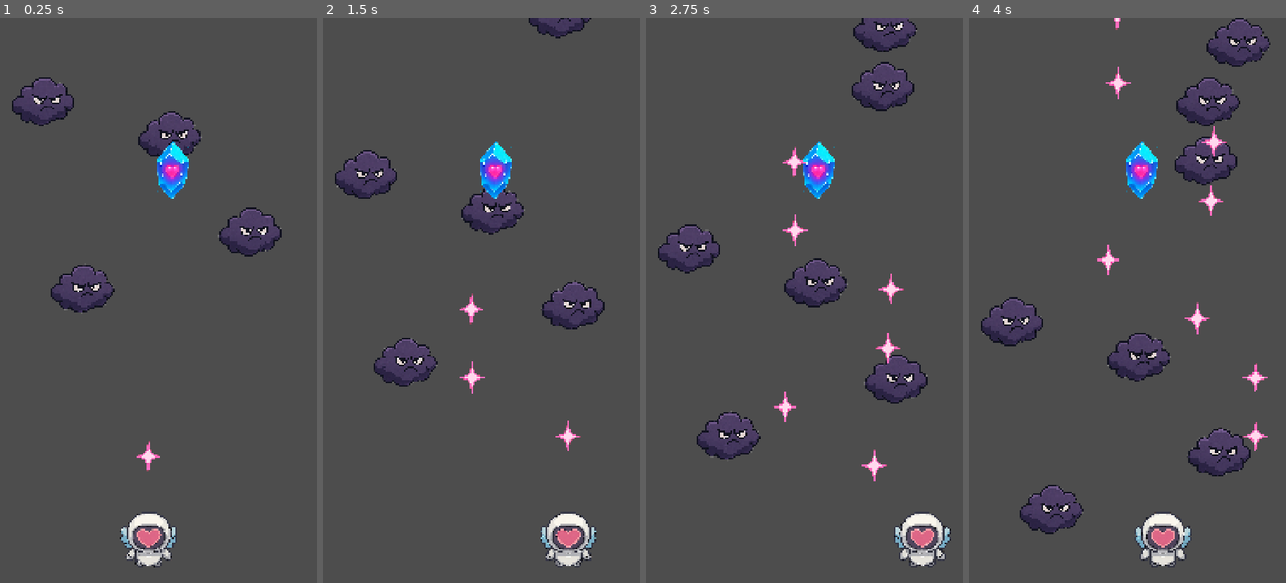
Above: before the commit, frames 1-4 (left to right).
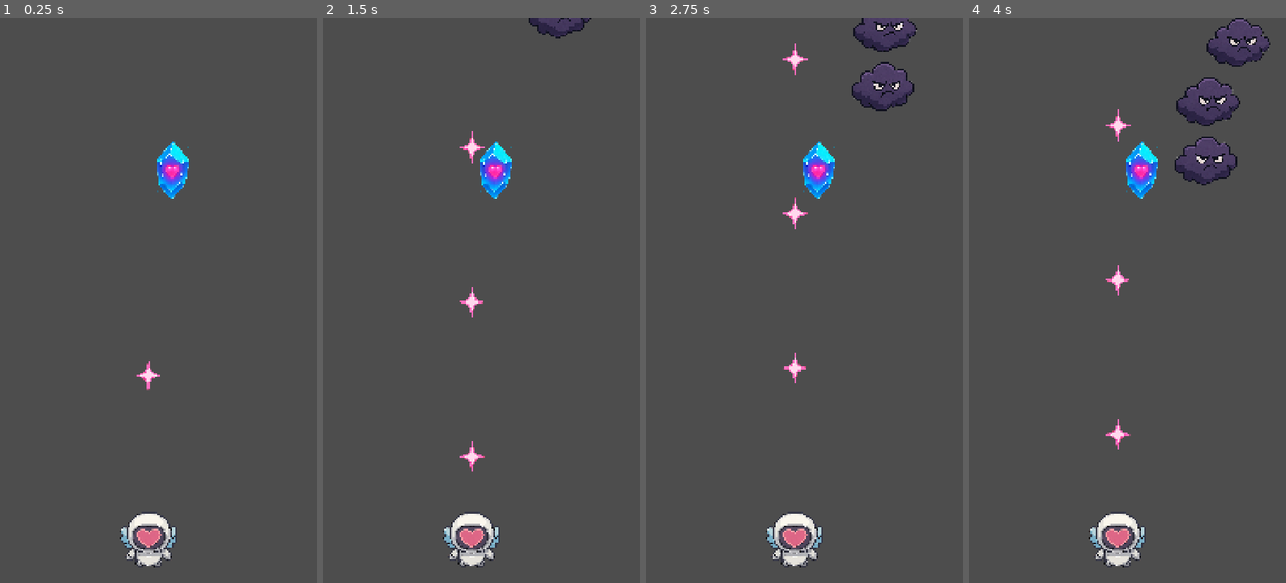
Above: after the commit, the same moments.

Repository: Ricky06202/cosmic-heart
Game: Godot game, scene res://Escenas/Nivel.tscn
The game is run twice, just before and just after one commit, with the same random seed, the same clock (stepped at 60 frames per second) and the same inputs.
Inputs (mouse positions are in pixels of both pictures, inside the frame that each line leads up to):
- Up to frame 1 (0.25 s): no input
- Up to frame 2 (1.5 s): move the mouse to (551, 272) at 0.52 s; hold Right (ui_right) 0.53-1.28 s; click (551, 272) at 0.67 s; move the mouse to (418, 328) at 1.27 s; hold Left (ui_left) from 1.28 s (still down); click (418, 328) at 1.42 s
- Up to frame 3 (2.75 s): move the mouse to (836, 176) at 2.02 s; release Left (ui_left) at 2.03 s; hold Right (ui_right) from 2.03 s (still down); click (836, 176) at 2.17 s
- Up to frame 4 (4 s): move the mouse to (1111, 413) at 2.77 s; click (1111, 413) at 2.92 s; move the mouse to (1222, 385) at 3.52 s; release Right (ui_right) at 3.53 s; hold Left (ui_left) from 3.53 s (still down); click (1222, 385) at 3.67 s

The runs differ from the first frame. In frame 1, 2.8% of the frame differs, in the area x 3-89%, y 10-81%; in frame 2, 5.4%; in frame 3, 5.9%; in frame 4, 5.9%, in the area x 3-95%, y 0-98%.

Commit message:
agregamos la vida y la barra de vida a enemigos y jugador

Diff:
--- /dev/null
+++ b/Componentes/BarraVida.gd
@@ -0,0 +1,17 @@
+extends ProgressBar
+class_name BarraVida
+
+@onready var vida : Vida = get_parent().get_node("Vida")
+
+# Called when the node enters the scene tree for the first time.
+func _ready() -> void:
+	max_value = vida.vidaMax
+	value = vida.vida
+	vida.vida_cambiada.connect(cambiarVida)
+	show_percentage = false
+	modulate = Color.GREEN
+	visible = false
+
+func cambiarVida(nuevaVida):
+	value = nuevaVida
+	visible = true
--- /dev/null
+++ b/Componentes/Vida.gd
@@ -0,0 +1,28 @@
+extends Node
+class_name Vida
+
+signal vida_cambiada(nuevaVida)
+signal morir
+signal daño_recibido(cantidad)
+
+@export var vidaMax : int
+var vida : int:
+	set(valor):
+		vida = clamp(valor, 0, vidaMax)
+		vida_cambiada.emit(vida)
+		if vida <= 0:
+			morir.emit()
+
+func _ready() -> void:
+	if not vidaMax:
+		vidaMax = randi_range(1,5)
+	vida = vidaMax
+
+func recibir_daño(cantidad: float):
+	if cantidad <= 0: return
+	vida -= cantidad
+	daño_recibido.emit(cantidad)
+
+func curar(cantidad: float):
+	if cantidad <= 0: return
+	vida += cantidad
--- a/Escenas/Cristal.tscn
+++ b/Escenas/Cristal.tscn
@@ -6,6 +6,7 @@
 radius = 74.64138
 
 [node name="Cristal" type="Area2D" unique_id=1778926079]
+collision_layer = 8
 
 [node name="CollisionShape2D" type="CollisionShape2D" parent="." unique_id=2501232]
 scale = Vector2(1.0080668, 1)
--- a/Escenas/Destello.tscn
+++ b/Escenas/Destello.tscn
@@ -7,6 +7,8 @@
 radius = 42.0119
 
 [node name="Destello" type="Area2D" unique_id=813177492]
+collision_layer = 2
+collision_mask = 4
 script = ExtResource("1_7vu52")
 
 [node name="CollisionShape2D" type="CollisionShape2D" parent="." unique_id=761460310]
@@ -15,3 +17,5 @@
 [node name="Sprite2D" type="Sprite2D" parent="." unique_id=1153037806]
 scale = Vector2(0.42878488, 0.42878488)
 texture = ExtResource("1_hkvu0")
+
+[connection signal="area_entered" from="." to="." method="_on_area_entered"]
--- a/Escenas/Enemigo.tscn
+++ b/Escenas/Enemigo.tscn
@@ -2,11 +2,15 @@
 
 [ext_resource type="Script" uid="uid://03ig4cfntrcc" path="res://Escenas/enemigo.gd" id="1_nxnwl"]
 [ext_resource type="Texture2D" uid="uid://cm4w7gpm86d4l" path="res://Assets/nube1.png" id="1_rh4lt"]
+[ext_resource type="Script" uid="uid://cfv3q8sjhkahi" path="res://Componentes/Vida.gd" id="3_hbr6x"]
+[ext_resource type="Script" uid="uid://d2vlltvcavjw7" path="res://Componentes/BarraVida.gd" id="4_id87n"]
 
 [sub_resource type="CircleShape2D" id="CircleShape2D_nxnwl"]
 radius = 110.88733
 
-[node name="Enemigo" type="Area2D" unique_id=372923768]
+[node name="Enemigo" type="Area2D" unique_id=372923768 groups=["Enemigo"]]
+collision_layer = 4
+collision_mask = 3
 script = ExtResource("1_nxnwl")
 
 [node name="CollisionShape2D" type="CollisionShape2D" parent="." unique_id=1377413434]
@@ -15,3 +19,20 @@
 [node name="Sprite2D" type="Sprite2D" parent="." unique_id=1756392138]
 scale = Vector2(0.4074949, 0.4074949)
 texture = ExtResource("1_rh4lt")
+
+[node name="Vida" type="Node" parent="." unique_id=740209723]
+script = ExtResource("3_hbr6x")
+metadata/_custom_type_script = "uid://cfv3q8sjhkahi"
+
+[node name="BarraVida" type="ProgressBar" parent="." unique_id=1949244162]
+offset_left = -93.0
+offset_top = 87.0
+offset_right = 95.0
+offset_bottom = 114.0
+value = 100.0
+script = ExtResource("4_id87n")
+metadata/_custom_type_script = "uid://d2vlltvcavjw7"
+
+[connection signal="body_entered" from="." to="." method="_on_body_entered"]
+[connection signal="daño_recibido" from="Vida" to="." method="_on_vida_daño_recibido"]
+[connection signal="morir" from="Vida" to="." method="_on_vida_morir"]
--- a/Escenas/Jugador.tscn
+++ b/Escenas/Jugador.tscn
@@ -2,11 +2,14 @@
 
 [ext_resource type="Texture2D" uid="uid://dg4ynmsh14vkw" path="res://Assets/Cupido.png" id="1_lg25c"]
 [ext_resource type="Script" uid="uid://dm8ulqmmhmh22" path="res://Escenas/jugador.gd" id="1_pqx3y"]
+[ext_resource type="Script" uid="uid://cfv3q8sjhkahi" path="res://Componentes/Vida.gd" id="3_5jvw8"]
+[ext_resource type="Script" uid="uid://d2vlltvcavjw7" path="res://Componentes/BarraVida.gd" id="4_8g85c"]
 
 [sub_resource type="CircleShape2D" id="CircleShape2D_pqx3y"]
 radius = 105.47511
 
 [node name="Jugador" type="CharacterBody2D" unique_id=1658415682]
+collision_mask = 28
 script = ExtResource("1_pqx3y")
 
 [node name="CollisionShape2D" type="CollisionShape2D" parent="." unique_id=356348217]
@@ -20,7 +23,22 @@
 position = Vector2(0, -160)
 
 [node name="Timer" type="Timer" parent="." unique_id=1280521557]
-wait_time = 0.5
+wait_time = 0.35
 autostart = true
 
+[node name="Vida" type="Node" parent="." unique_id=1513057828]
+script = ExtResource("3_5jvw8")
+vidaMax = 3
+metadata/_custom_type_script = "uid://cfv3q8sjhkahi"
+
+[node name="BarraVida" type="ProgressBar" parent="." unique_id=554418629]
+offset_left = -92.0
+offset_top = 97.0
+offset_right = 93.0
+offset_bottom = 134.0
+script = ExtResource("4_8g85c")
+metadata/_custom_type_script = "uid://d2vlltvcavjw7"
+
 [connection signal="timeout" from="Timer" to="." method="_on_timer_timeout"]
+[connection signal="daño_recibido" from="Vida" to="." method="_on_vida_daño_recibido"]
+[connection signal="morir" from="Vida" to="." method="_on_vida_morir"]
--- a/Escenas/Nivel.tscn
+++ b/Escenas/Nivel.tscn
@@ -2,7 +2,6 @@
 
 [ext_resource type="PackedScene" uid="uid://b8nyapp8lweu0" path="res://Escenas/Jugador.tscn" id="1_gdxqw"]
 [ext_resource type="Script" uid="uid://breulqyxc5qsk" path="res://Escenas/spawn.gd" id="1_hxvt1"]
-[ext_resource type="PackedScene" uid="uid://b4hnks3jhol8a" path="res://Escenas/Enemigo.tscn" id="2_of526"]
 [ext_resource type="PackedScene" uid="uid://n3ah5a6xx6l8" path="res://Escenas/Cristal.tscn" id="3_hxvt1"]
 [ext_resource type="PackedScene" uid="uid://buejfp5b0geyj" path="res://Escenas/Destello.tscn" id="4_gql56"]
 
@@ -14,6 +13,7 @@
 [node name="Paredes" type="Node2D" parent="." unique_id=936931084]
 
 [node name="StaticBody2D" type="StaticBody2D" parent="Paredes" unique_id=1503603688]
+collision_layer = 16
 
 [node name="CollisionShape2D" type="CollisionShape2D" parent="Paredes/StaticBody2D" unique_id=298997026]
 position = Vector2(-68, 959)
@@ -33,18 +33,6 @@
 [node name="Jugador" parent="." unique_id=1658415682 instance=ExtResource("1_gdxqw")]
 position = Vector2(507, 1775)
 
-[node name="Enemigo" parent="." unique_id=372923768 instance=ExtResource("2_of526")]
-position = Vector2(146, 233)
-
-[node name="Enemigo2" parent="." unique_id=276661727 instance=ExtResource("2_of526")]
-position = Vector2(578, 351)
-
-[node name="Enemigo3" parent="." unique_id=314290984 instance=ExtResource("2_of526")]
-position = Vector2(852, 677)
-
-[node name="Enemigo4" parent="." unique_id=89443464 instance=ExtResource("2_of526")]
-position = Vector2(280, 870)
-
 [node name="Cristal" parent="." unique_id=1778926079 instance=ExtResource("3_hxvt1")]
 position = Vector2(588, 517)
 
--- a/Escenas/destello.gd
+++ b/Escenas/destello.gd
@@ -1,6 +1,6 @@
 extends Area2D
 
-var velocidad := 400
+var velocidad := 1500
 
 # Called when the node enters the scene tree for the first time.
 func _ready() -> void:
@@ -13,3 +13,9 @@
 
 	if position.y < -100:
 		queue_free()
+
+
+func _on_area_entered(area: Area2D) -> void:
+	if area.is_in_group("Enemigo"):
+		(area.vida as Vida).recibir_daño(1)
+		queue_free()
--- a/Escenas/enemigo.gd
+++ b/Escenas/enemigo.gd
@@ -1,6 +1,7 @@
 extends Area2D
 
 var velocidadCaida = 200
+@onready var vida: Vida = $Vida
 
 # Called when the node enters the scene tree for the first time.
 func _ready() -> void:
@@ -13,3 +14,16 @@
 
 	if position.y > 2500:
 		queue_free()
+
+func _on_vida_morir() -> void:
+	queue_free()
+
+func _on_vida_daño_recibido(cantidad: Variant) -> void:
+	var tween = create_tween()
+	modulate = Color.RED
+	tween.tween_property(self, "modulate", Color.WHITE, 0.1).set_trans(Tween.TRANS_CIRC)
+
+
+func _on_body_entered(body: Node2D) -> void:
+	(body.vida as Vida).recibir_daño(1)
+	queue_free()
--- a/Escenas/jugador.gd
+++ b/Escenas/jugador.gd
@@ -2,20 +2,51 @@
 
 @onready var destello : PackedScene = load("res://Escenas/Destello.tscn")
 @onready var marker_2d: Marker2D = $Marker2D
+@onready var vida: Vida = $Vida
 
-const SPEED = 700.0
+const velocidad = 10.0
 
-func _physics_process(delta: float) -> void:
-	var direction := Input.get_axis("ui_left", "ui_right")
-	if direction:
-		velocity.x = direction * SPEED
+var arrastrando = false
+var offset_x = 0.0
+var tween : Tween
+
+@export var fuerza_atraccion := 10.0 # Qué tan rápido intenta alcanzar el dedo
+@export var friccion := 0.15 # Cuánto le cuesta frenar (suavidad)
+
+func _input(event: InputEvent) -> void:
+	if event is InputEventMouseButton and event.button_index == MOUSE_BUTTON_LEFT:
+		if event.pressed:
+			arrastrando = true
+			offset_x = global_position.x - get_global_mouse_position().x
+		else:
+			arrastrando = false
+
+func _physics_process(delta):
+	if arrastrando:
+		var objetivo_x = get_global_mouse_position().x + offset_x
+		# Calculamos la distancia que falta para llegar al mouse
+		var distancia_x = objetivo_x - global_position.x
+
+		# Aplicamos una velocidad proporcional a la distancia (Efecto resorte/tween)
+		velocity.x = distancia_x * fuerza_atraccion
 	else:
-		velocity.x = move_toward(velocity.x, 0, SPEED)
+		# Si soltamos, frenamos suavemente
+		velocity.x = lerp(velocity.x, 0.0, friccion)
 
+	# IMPORTANTE: move_and_slide es lo que detecta las paredes
 	move_and_slide()
-
 
 func _on_timer_timeout() -> void:
 	var nuevoDestello = destello.instantiate() as Node2D
 	nuevoDestello.global_position = marker_2d.global_position
 	marker_2d.add_child(nuevoDestello)
+
+
+func _on_vida_morir() -> void:
+	queue_free()
+
+
+func _on_vida_daño_recibido(cantidad: Variant) -> void:
+	var tween = create_tween()
+	modulate = Color.RED
+	tween.tween_property(self, "modulate", Color.WHITE, 0.1)
--- a/project.godot
+++ b/project.godot
@@ -14,7 +14,7 @@
 run/main_scene="uid://cjydr8dbs7vo6"
 config/features=PackedStringArray("4.6", "GL Compatibility")
 boot_splash/show_image=false
-config/icon="res://icon.svg"
+config/icon="uid://bcage3ykph5ua"
 
 [display]
 
@@ -26,6 +26,14 @@
 window/stretch/mode="canvas_items"
 window/stretch/aspect="expand"
 
+[layer_names]
+
+2d_physics/layer_1="Jugador"
+2d_physics/layer_2="Destellos"
+2d_physics/layer_3="Enemigos"
+2d_physics/layer_4="Cristales"
+2d_physics/layer_5="Paredes"
+
 [physics]
 
 3d/physics_engine="Jolt Physics"
Not shown, added: Componentes/BarraVida.gd.uid
Not shown, added: Componentes/Vida.gd.uid
Binary file added: Icon.png
Not shown, added: Icon.png.import
